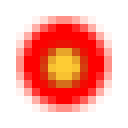
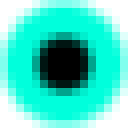
Layers edited between the first and the second 128 x 128 image:
added layer "dot" above "red" over [32, 32, 96, 96]
renamed "New Layer" to "green", hid it, painted on it over [0, 0, 128, 128]
removed layer "Background" over [16, 16, 112, 112]
added layer "blue" above "star#1" over [0, 0, 128, 128]
